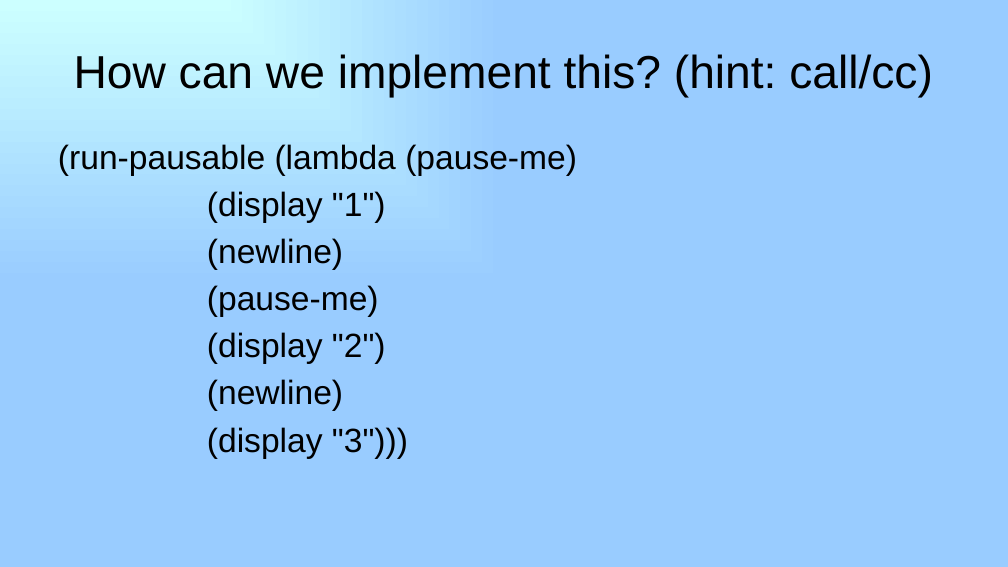
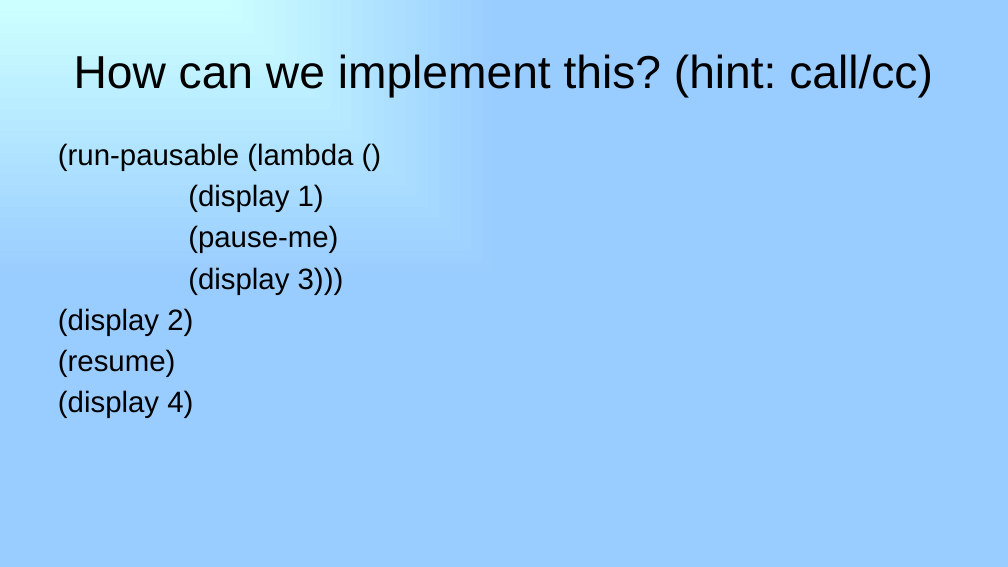
Before and after one commit to RHIT-CSSE/csse304, a slide deck: slide 2 of ClassMaterials/Engines/35_Final_Engines.pptx. Drawn at 1008x567 pixels with LibreOffice and Linux fonts; fonts in the diff are those of the drawing. Boxes give left, top, right and bottom in pixels: in the first picture for what was removed or moved away, otherwise in the second. Text is boxed around its words. In the diff, an @@ line names an element or a change of style, - is before the commit and + after.

```diff
--- a/ClassMaterials/Engines/35_Final_Engines.pptx
+++ b/ClassMaterials/Engines/35_Final_Engines.pptx
@@ text at <box>58,143,353,212</box>: text changed; size 32 to 28 pt @@
-(run-pausable (lambda (pause-me)
-(display "1")
-(newline)
+(run-pausable (lambda ()
+(display 1)
@@ text at <box>188,225,338,253</box>: size 32 to 28 pt in "(pause-me)" @@
@@ text at <box>58,267,344,418</box>: text changed; size 32 to 28 pt @@
-(display "2")
-(newline)
-(display "3")))
+(display 3)))
+(display 2)
+(resume)
+(display 4)
```
Also in this commit, not shown: 19 other files.
